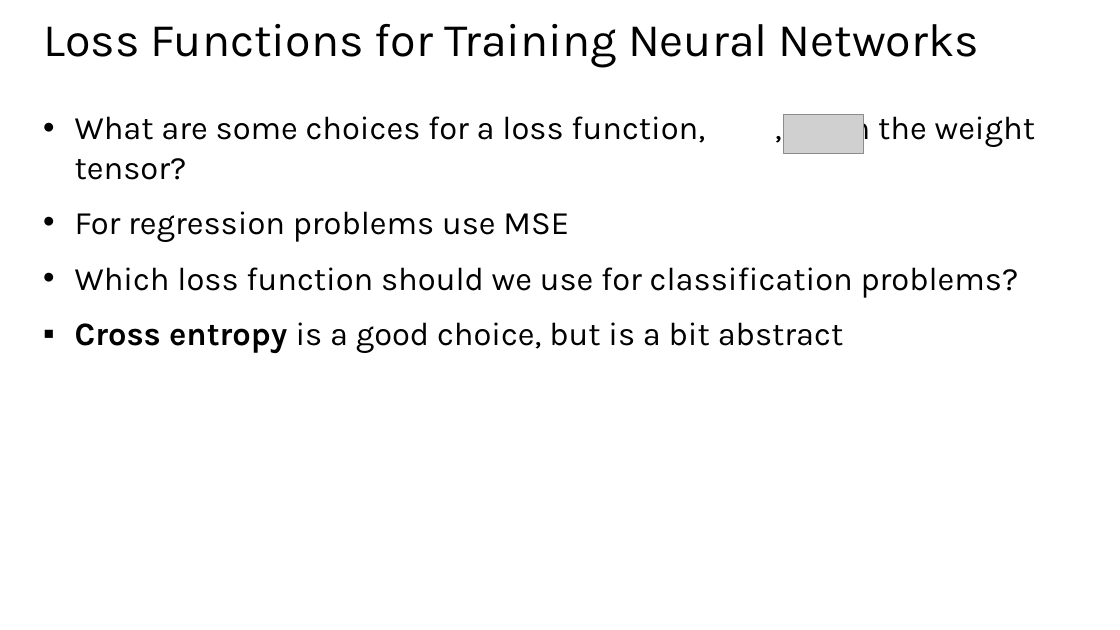
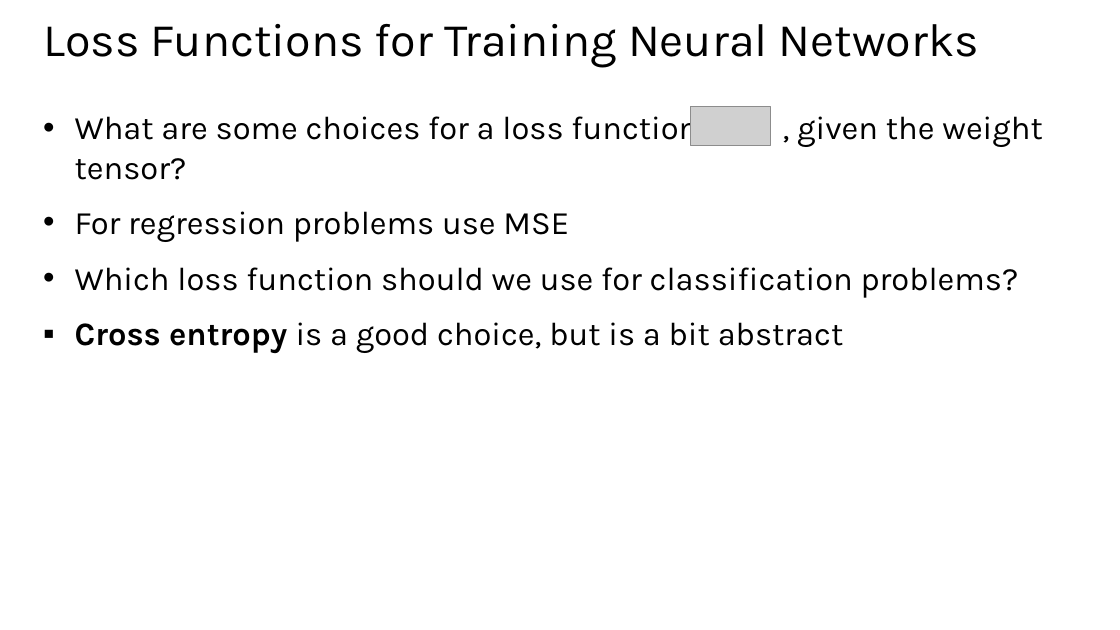
Before and after one commit to StephenElston/CSCI-E25, a slide deck: slide 28 of Slides/5_BuildingBlocksOfDeepLearning.pptx. Drawn at 1120x630 pixels with LibreOffice and Linux fonts; fonts in the diff are those of the drawing; grey boxes stand for pictures. Boxes give left, top, right and bottom in pixels: in the first picture for what was removed or moved away, otherwise in the second. Text is boxed around its words. In the diff, an @@ line names an element or a change of style, - is before the commit and + after.

```diff
--- a/Slides/5_BuildingBlocksOfDeepLearning.pptx
+++ b/Slides/5_BuildingBlocksOfDeepLearning.pptx
@@ text "What are some choices for ..." rewrapped from (x1=75, y1=110, x2=1036, y2=353) to (x1=75, y1=110, x2=1043, y2=353) @@
@@ picture moved from (x1=784, y1=114, x2=864, y2=154) to (x1=691, y1=106, x2=770, y2=145) @@
```
Also in this commit, not shown: 2 other slides changed.
